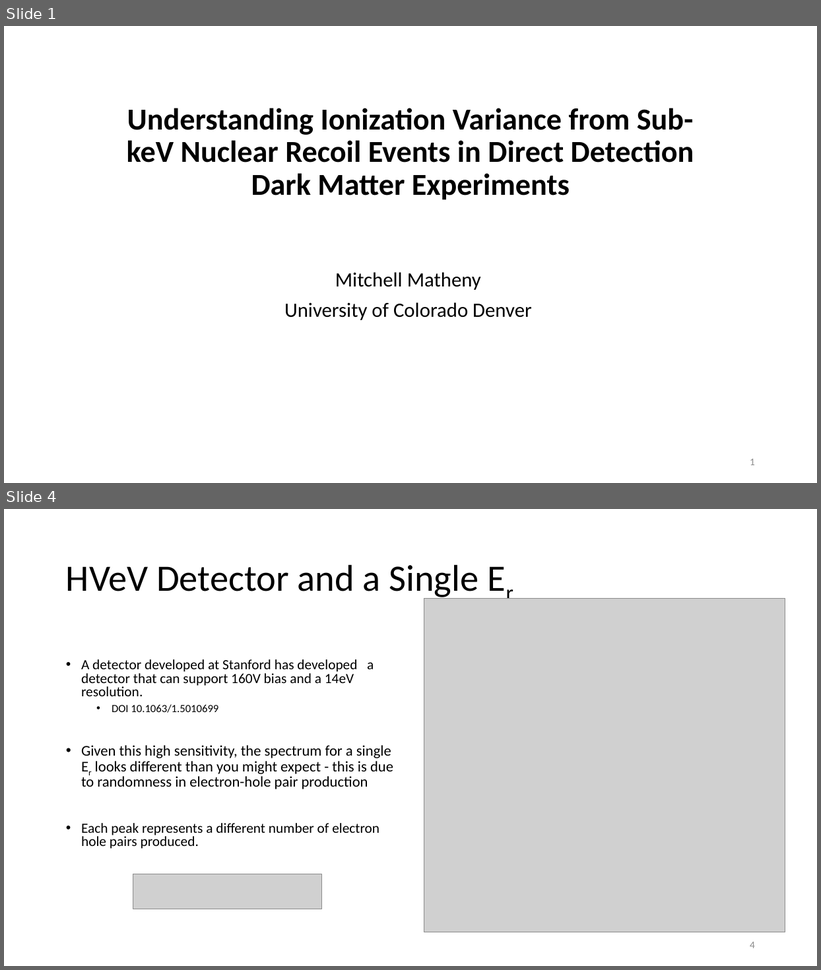
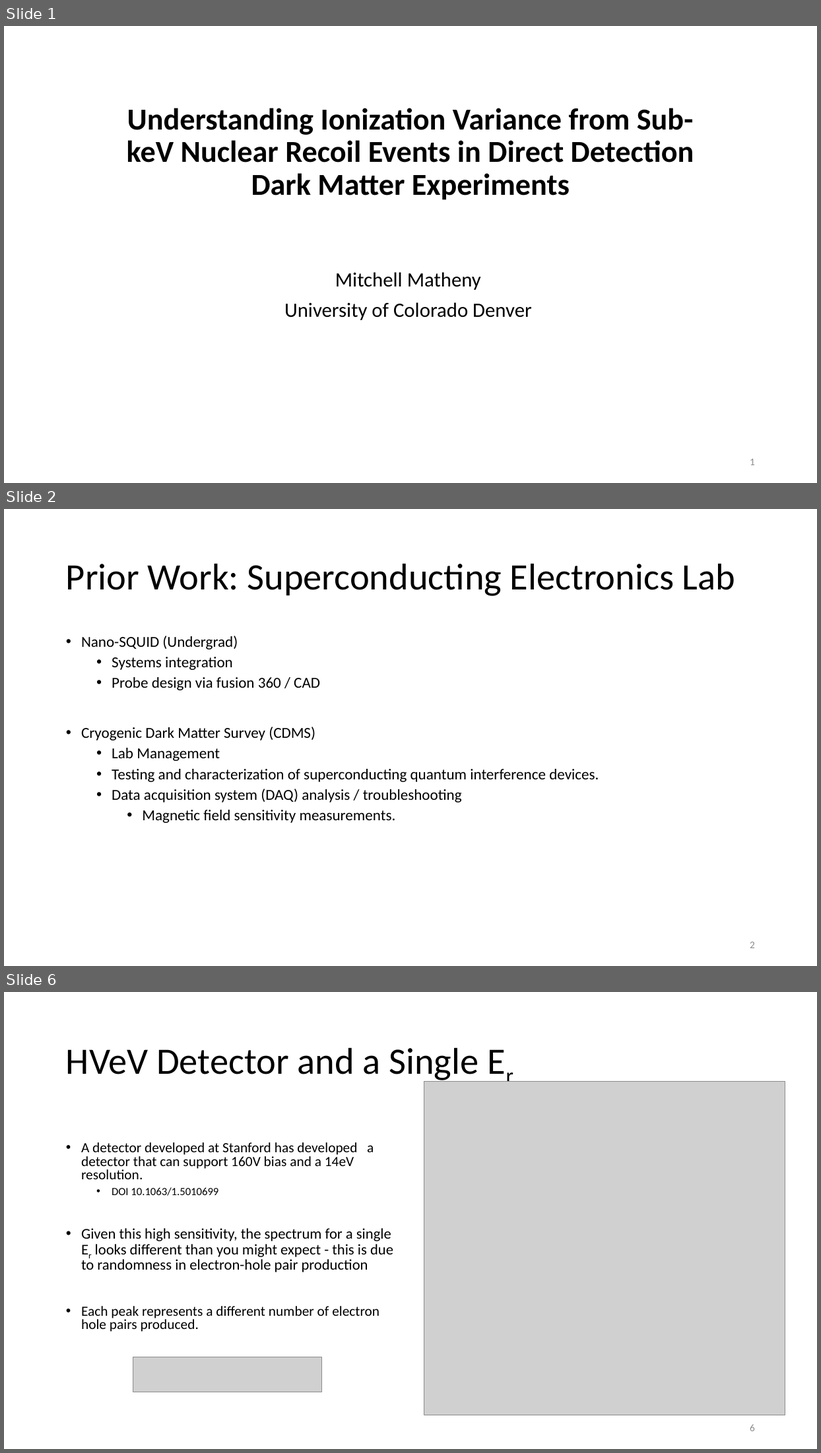
Before and after one commit to villaa/nrFano_Constraint, a slide deck: Mitch_Hawaii_talk. .pptx. Shown one above the other, each under a label of ours: slides 1 and 4 before the commit, slides 1, 2 and 6 after it; the slides between them are not shown. The pictures are 821x970 and 821x1453 pixels, drawn with LibreOffice and Linux fonts; fonts in the diff are those of the drawing; grey boxes stand for pictures. Boxes give left, top, right and bottom in pixels: in the first picture for what was removed or moved away, otherwise in the second. Text is boxed around its words. In the diff, an @@ line names an element or a change of style, - is before the commit and + after.

```diff
--- a/Mitch_Hawaii_talk. .pptx
+++ b/Mitch_Hawaii_talk. .pptx
@@ slide 2 added at (4,509,817,966), background #FFFFFF @@
@@ title added at (66,563,735,596), 44 pt, text #000000 @@
+Prior Work: Superconducting Electronics Lab
@@ text added at (81,636,599,823), 18 pt, text #000000 @@
+• Nano-SQUID (Undergrad)
+  • Systems integration
+  • Probe design via fusion 360 / CAD
+• Cryogenic Dark Matter Survey (CDMS)
+  • Lab Management
+  • Testing and characterization of superconducting quantum interference devices.
+  • Data acquisition system (DAQ) analysis / troubleshooting
+    • Magnetic field sensitivity measurements.
@@ page number added at (750,942,755,949), 12 pt, text #8C8C8C @@
+2
@@ what was slide 4 is now slide 6 @@
@@ page number at (750,1424,755,1432): text changed @@
-4
+6
```
Also in this commit, not shown: 5 slides changed, 10 other slides added, 1 slide removed, 16 other files.
